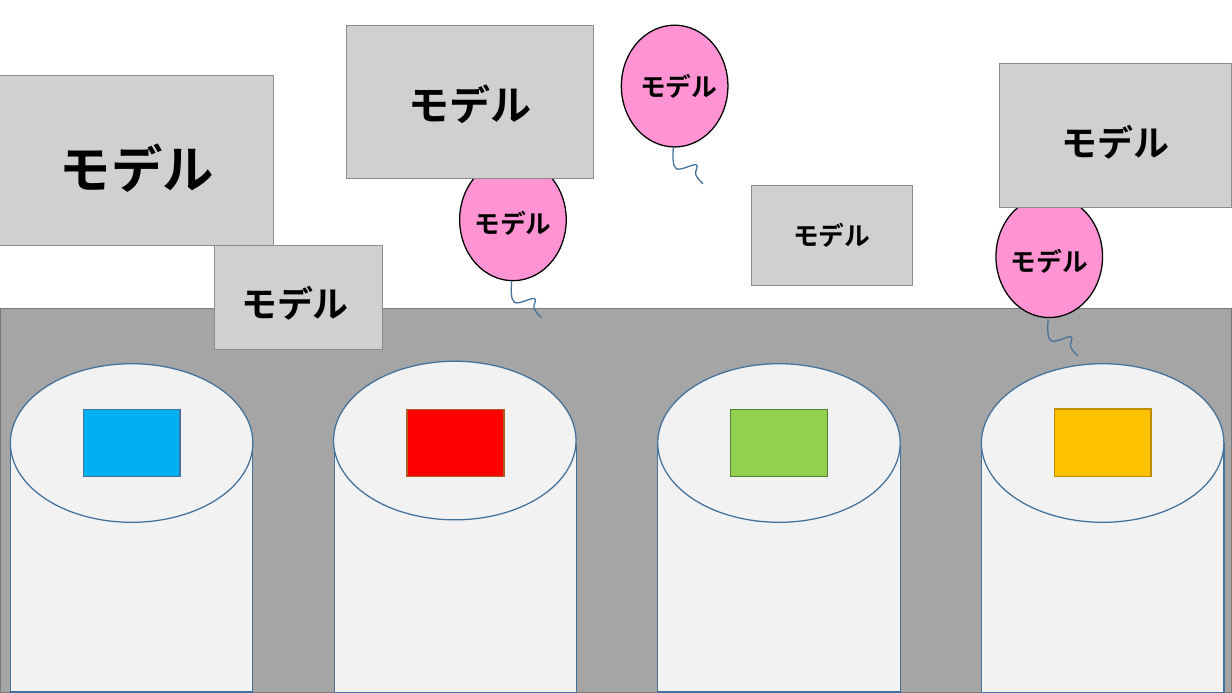
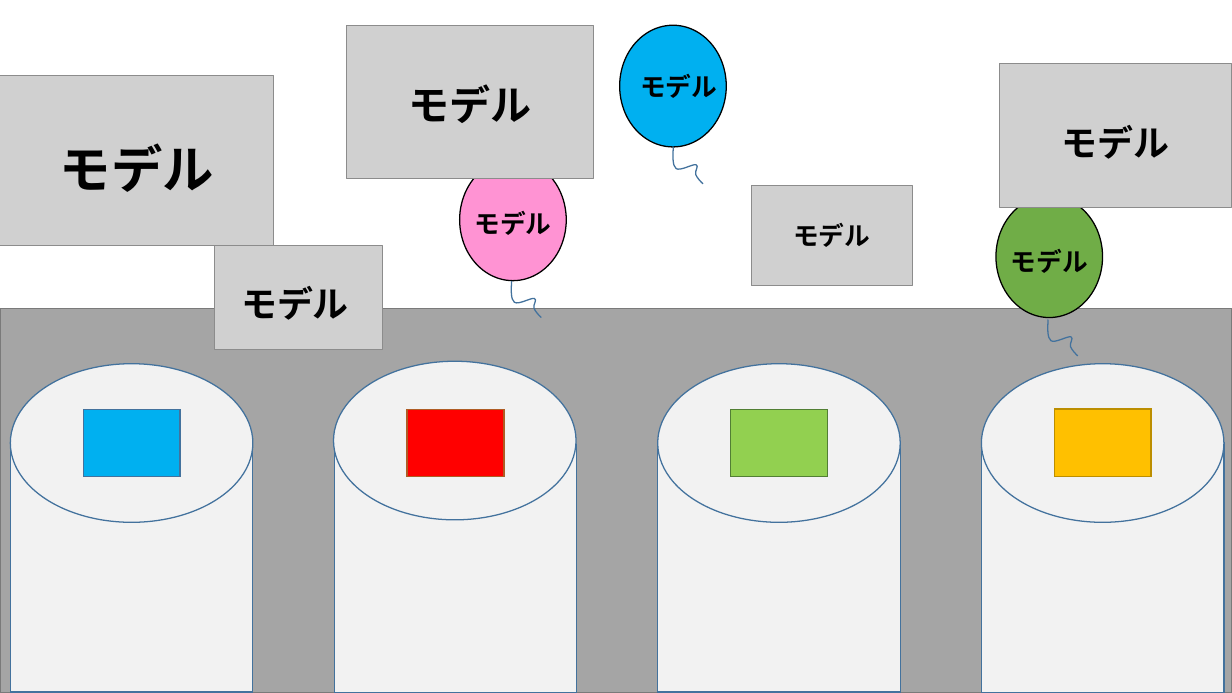
Before and after one commit to MizukiKato0416/sotsugyou_time_kato, a slide deck: slide 1 of リザルト構成案.pptx. Drawn at 1232x693 pixels with LibreOffice and Linux fonts; fonts in the diff are those of the drawing; grey boxes stand for pictures. Boxes give left, top, right and bottom in pixels: in the first picture for what was removed or moved away, otherwise in the second. Text is boxed around its words. In the diff, an @@ line names an element or a change of style, - is before the commit and + after.

Commit message:
km

```diff
--- a/リザルト構成案.pptx
+++ b/リザルト構成案.pptx
@@ ellipse at [620, 25, 726, 147]: fill #FF93D3 to #00B0F0 @@
@@ ellipse at [996, 196, 1103, 318]: fill #FF93D3 to #70AD47 @@
```
